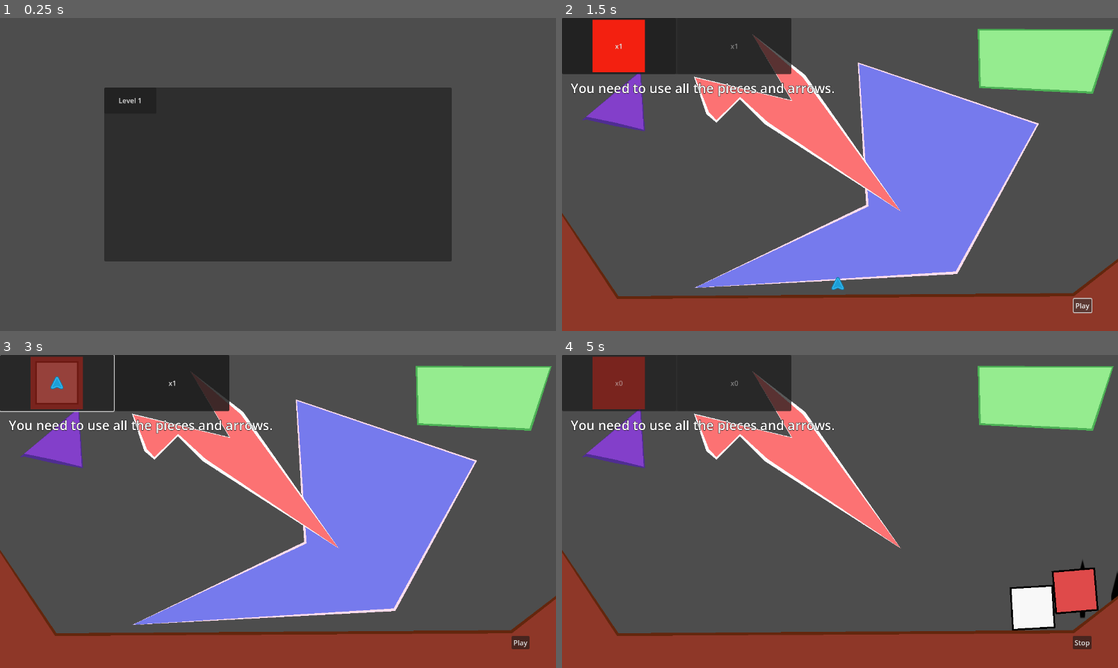
Above: before the commit, frames 1-4 (two rows, left to right).
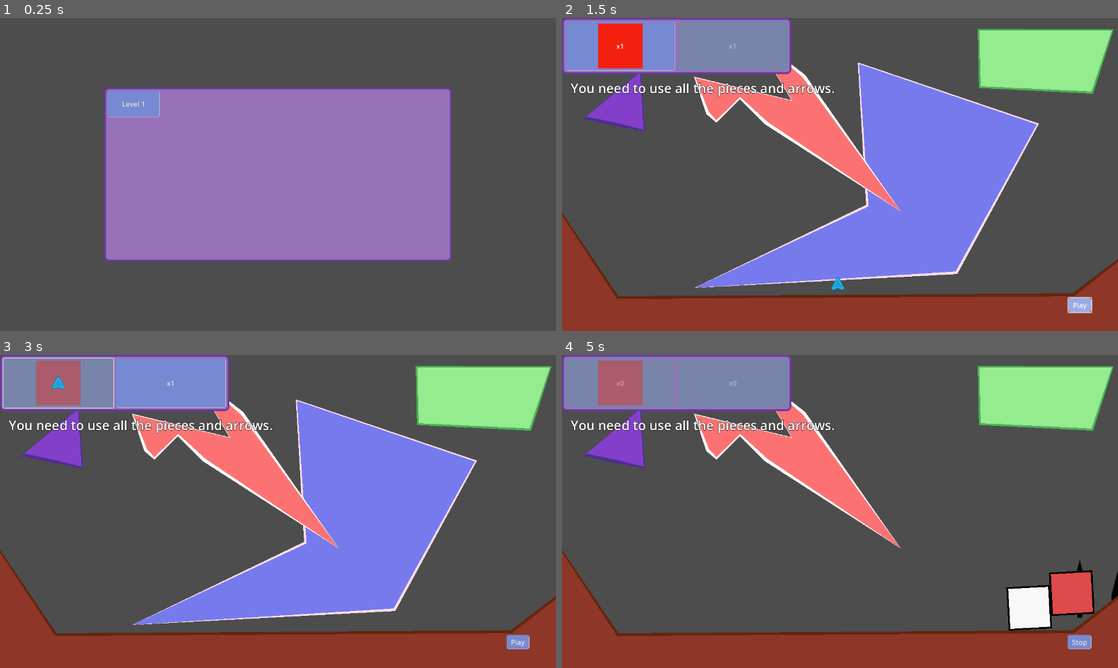
Above: after the commit, the same moments.

Repository: Xiul109/Basic_Principles_of_Autoreplicant_Engineering
Game: Godot game, scene res://main_scene.tscn
The game is run twice, just before and just after one commit, with the same random seed, the same clock (stepped at 60 frames per second) and the same inputs.
Inputs:
- Up to frame 1 (0.25 s): no input
- Up to frame 2 (1.5 s): click "Level 1" at 0.5 s; click "Play" at 1.25 s
- Up to frame 3 (3 s): click "Play" at 2 s; click "x1" at 2.75 s
- Up to frame 4 (5 s): click "x1" at 3.5 s; click "Play" at 4.25 s

The runs differ from the first frame. In frame 1, 35% of the frame differs, in the area x 18-82%, y 22-78%; in frame 2, 6.5%; in frame 3, 7.6%; in frame 4, 8.3%.

Commit message:
Added a basic theme for the UI elements

Diff:
--- /dev/null
+++ b/assets/theme.tres
@@ -0,0 +1,98 @@
+[gd_resource type="Theme" load_steps=8 format=3 uid="uid://bwhpqj5f2r1lv"]
+
+[sub_resource type="StyleBoxFlat" id="StyleBoxFlat_1xfmc"]
+content_margin_left = 10.0
+content_margin_top = 5.0
+content_margin_right = 10.0
+content_margin_bottom = 5.0
+bg_color = Color(0.473577, 0.519372, 0.670472, 1)
+corner_radius_top_left = 5
+corner_radius_top_right = 5
+corner_radius_bottom_right = 5
+corner_radius_bottom_left = 5
+
+[sub_resource type="StyleBoxFlat" id="StyleBoxFlat_n4sii"]
+content_margin_left = 10.0
+content_margin_top = 5.0
+content_margin_right = 10.0
+content_margin_bottom = 5.0
+bg_color = Color(0.607343, 0.668376, 0.890109, 1)
+border_width_right = 1
+border_width_bottom = 1
+corner_radius_top_left = 5
+corner_radius_top_right = 5
+corner_radius_bottom_right = 5
+corner_radius_bottom_left = 5
+
+[sub_resource type="StyleBoxFlat" id="StyleBoxFlat_hp0od"]
+content_margin_left = 10.0
+content_margin_top = 5.0
+content_margin_right = 10.0
+content_margin_bottom = 5.0
+bg_color = Color(0.467289, 0.538, 0.822029, 1)
+border_width_right = 1
+border_width_bottom = 1
+corner_radius_top_left = 5
+corner_radius_top_right = 5
+corner_radius_bottom_right = 5
+corner_radius_bottom_left = 5
+
+[sub_resource type="StyleBoxFlat" id="StyleBoxFlat_gpecn"]
+content_margin_left = 10.0
+content_margin_top = 5.0
+content_margin_right = 10.0
+content_margin_bottom = 5.0
+bg_color = Color(0.346964, 0.41383, 0.714118, 1)
+border_width_left = 1
+border_width_top = 1
+border_color = Color(0.196023, 0.184409, 0.492197, 1)
+corner_radius_top_left = 5
+corner_radius_top_right = 5
+corner_radius_bottom_right = 5
+corner_radius_bottom_left = 5
+
+[sub_resource type="StyleBoxLine" id="StyleBoxLine_sihdn"]
+color = Color(0.580578, 0.0306517, 0.57807, 1)
+thickness = 2
+
+[sub_resource type="StyleBoxFlat" id="StyleBoxFlat_1hhju"]
+bg_color = Color(0.59169, 0.447746, 0.725491, 1)
+border_width_left = 4
+border_width_top = 4
+border_width_right = 4
+border_width_bottom = 4
+border_color = Color(0.406407, 0.224519, 0.626601, 1)
+corner_radius_top_left = 10
+corner_radius_top_right = 10
+corner_radius_bottom_right = 10
+corner_radius_bottom_left = 10
+
+[sub_resource type="StyleBoxFlat" id="StyleBoxFlat_tfloj"]
+content_margin_left = 8.0
+content_margin_top = 8.0
+content_margin_right = 8.0
+content_margin_bottom = 8.0
+bg_color = Color(0.59169, 0.447746, 0.725491, 1)
+border_width_left = 4
+border_width_top = 4
+border_width_right = 4
+border_width_bottom = 4
+border_color = Color(0.406407, 0.224519, 0.626601, 1)
+corner_radius_top_left = 10
+corner_radius_top_right = 10
+corner_radius_bottom_right = 10
+corner_radius_bottom_left = 10
+
+[resource]
+Button/styles/disabled = SubResource("StyleBoxFlat_1xfmc")
+Button/styles/hover = SubResource("StyleBoxFlat_n4sii")
+Button/styles/normal = SubResource("StyleBoxFlat_hp0od")
+Button/styles/pressed = SubResource("StyleBoxFlat_gpecn")
+HBoxContainer/constants/separation = 6
+HSeparator/styles/separator = SubResource("StyleBoxLine_sihdn")
+MarginContainer/constants/margin_bottom = 10
+MarginContainer/constants/margin_left = 10
+MarginContainer/constants/margin_right = 10
+MarginContainer/constants/margin_top = 10
+Panel/styles/panel = SubResource("StyleBoxFlat_1hhju")
+PanelContainer/styles/panel = SubResource("StyleBoxFlat_tfloj")
--- a/main_scene.tscn
+++ b/main_scene.tscn
@@ -1,6 +1,7 @@
-[gd_scene load_steps=4 format=3 uid="uid://cnh57qej5dk3w"]
+[gd_scene load_steps=5 format=3 uid="uid://cnh57qej5dk3w"]
 
 [ext_resource type="Script" path="res://main_scene.gd" id="1_docgf"]
+[ext_resource type="Theme" uid="uid://bwhpqj5f2r1lv" path="res://assets/theme.tres" id="1_re8s1"]
 [ext_resource type="PackedScene" uid="uid://bi2nqbknnkpcr" path="res://UI/level_selector.tscn" id="2_f3enm"]
 [ext_resource type="PackedScene" uid="uid://bkmnskaabvmoa" path="res://full_levels/level0.tscn" id="3_n7cql"]
 
@@ -12,6 +13,7 @@
 grow_horizontal = 2
 grow_vertical = 2
 mouse_filter = 1
+theme = ExtResource("1_re8s1")
 script = ExtResource("1_docgf")
 
 [node name="CenterContainer" type="CenterContainer" parent="."]
